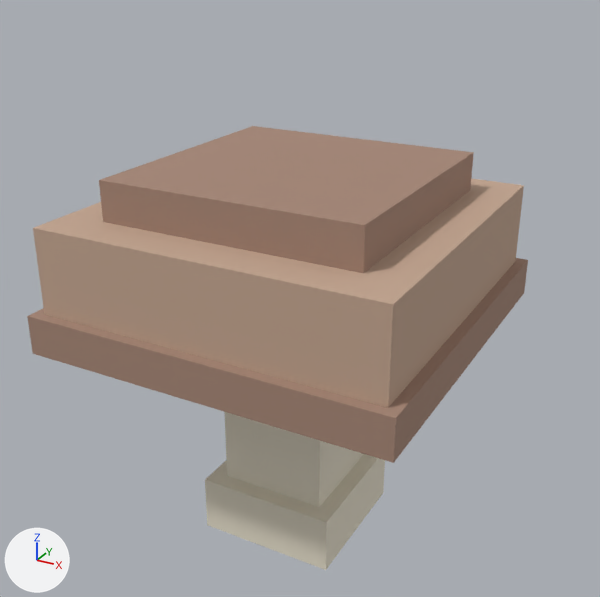
The glTF model assets/models/materials/materials_cellar_mushroom.glb: old version first, new version second.
Before and after are seen from a 50 mm camera at (0.27, -0.488, 0.433) aimed at (0.01, -0.014, 0.196). Every picture has the same lights, and +X, +Y and +Z are marked at lower left. The first picture is the older version. Where no turn or scale is listed for an object, it has been applied to the vertices. Vertices at exactly the same position are counted once.

The first picture shows 'cap_lip', 'cap_main', 'cap_top', 'stem', 'stem_base'.
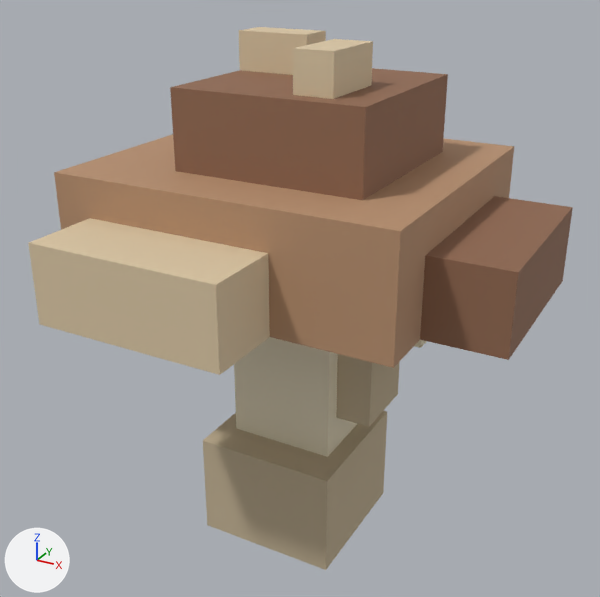
The newer file is also rescaled (x1.176), turned or shifted as a whole; pictures and numbers use the older file's frame.

What differs and where, as boxes [x1, y1, x2, y2] in the pictures (600 x 597 px):
'cap_main', deleted (beige)
    before: [33, 178, 524, 408]
'cap_core', added (brown)
    after: [54, 134, 514, 368]
'cap_top', deleted (beige)
    before: [99, 126, 474, 273]
'cap_dome', added (brown)
    after: [170, 68, 448, 200]
'cap_rim_y', added (beige)
    after: [28, 218, 270, 375]
'cap_lip', deleted (beige)
    before: [27, 258, 528, 463]
'stem_base', recoloured, rescaled (pale yellow to beige)
    before: [205, 454, 385, 570]
    after: [203, 411, 387, 570]
'cap_rim_x', added (brown)
    after: [420, 196, 573, 360]
'stem_mid', added (beige)
    after: [234, 337, 357, 457]
'stem', deleted (pale yellow)
    before: [225, 412, 364, 507]
'freckle_b', added (beige)
    after: [293, 39, 373, 99]
'stem_bulge', added (beige)
    after: [336, 354, 400, 427]
'freckle_a', added (beige)
    after: [239, 27, 326, 75]

The change, as a list of edits to the scene's bpy script:
```text
Change me_立方体_001:
    remove me_立方体_001.from_pydata(...)  # 8 vertices, 12 faces; spans x -0.0531..0.0531, y -0.0531..0.0531, z -0.0219..0.0219
    remove me_立方体_001.materials.append(mat_cm_s)  # pale yellow #eae2ce
    add me_立方体_001.from_pydata(...)  # 8 vertices, 12 faces; spans x -0.0531..0.0531, y -0.0531..0.0531, z -0.0219..0.0578
    me_立方体_001 part 1: the whole mesh is scaled about its middle by (1, 1, 1.82), then moved by (0.0, 0.0, 0.018)
    add me_立方体_001.materials.append(mat_cm_stem_dark)  # beige #c4b395
Remove ob_cap_lip:
    ob_cap_lip = bpy.data.objects.new('cap_lip', me_立方体_004)
Remove ob_cap_main:
    ob_cap_main = bpy.data.objects.new('cap_main', me_立方体_002)
Remove ob_cap_top:
    ob_cap_top = bpy.data.objects.new('cap_top', me_立方体_003)
Remove ob_stem:
    ob_stem = bpy.data.objects.new('stem', me_立方体)
Add ob_stem_mid:
    ob_stem_mid = bpy.data.objects.new('stem_mid', me_立方体_001_1)  # a box spanning x -0.0398..0.0398, y -0.0398..0.0398, z -0.0664..0.0664; in mat_cm_stem (beige #eadfc4)
    ob_stem_mid.location = (0.0, 0.0133, 0.1461)
Add ob_stem_bulge:
    ob_stem_bulge = bpy.data.objects.new('stem_bulge', me_立方体_002_1)  # a box spanning x -0.0133..0.0133, y -0.0266..0.0266, z -0.0266..0.0266; in mat_cm_stem_dark (beige #c4b395)
    ob_stem_bulge.location = (0.0531, 0.0133, 0.1328)
Add ob_freckle_b:
    ob_freckle_b = bpy.data.objects.new('freckle_b', me_立方体_008)  # a box spanning x -0.0133..0.0133, y -0.0266..0.0266, z -0.0133..0.0133; in mat_cm_freckle (beige #ddc8a6)
    ob_freckle_b.location = (0.0398, -0.0266, 0.3586)
Add ob_freckle_a:
    ob_freckle_a = bpy.data.objects.new('freckle_a', me_立方体_007_1)  # a box spanning x -0.0266..0.0266, y -0.0133..0.0133, z -0.0133..0.0133; in mat_cm_freckle (beige #ddc8a6)
    ob_freckle_a.location = (-0.0266, 0.0266, 0.3586)
Add ob_cap_rim_y:
    ob_cap_rim_y = bpy.data.objects.new('cap_rim_y', me_立方体_006_1)  # a box spanning x -0.0664..0.0664, y -0.0266..0.0266, z -0.0266..0.0266; in mat_cm_freckle (beige #ddc8a6)
    ob_cap_rim_y.location = (-0.0266, -0.1328, 0.2391)
Add ob_cap_rim_x:
    ob_cap_rim_x = bpy.data.objects.new('cap_rim_x', me_立方体_005_1)  # a box spanning x -0.0266..0.0266, y -0.0664..0.0664, z -0.0266..0.0266; in mat_cm_cap_dark (brown #906950)
    ob_cap_rim_x.location = (0.1461, 0.0, 0.2391)
Add ob_cap_dome:
    ob_cap_dome = bpy.data.objects.new('cap_dome', me_立方体_004_1)  # a box spanning x -0.0664..0.0664, y -0.0664..0.0664, z -0.0266..0.0266; in mat_cm_cap_dark (brown #906950)
    ob_cap_dome.location = (0.0133, 0.0, 0.3187)
Add ob_cap_core:
    ob_cap_core = bpy.data.objects.new('cap_core', me_立方体_003_1)  # a box spanning x -0.12..0.12, y -0.106..0.106, z -0.04..0.04; in mat_cm_cap (brown #b8906f)
    ob_cap_core.location = (0.0, 0.0, 0.2523)
```
